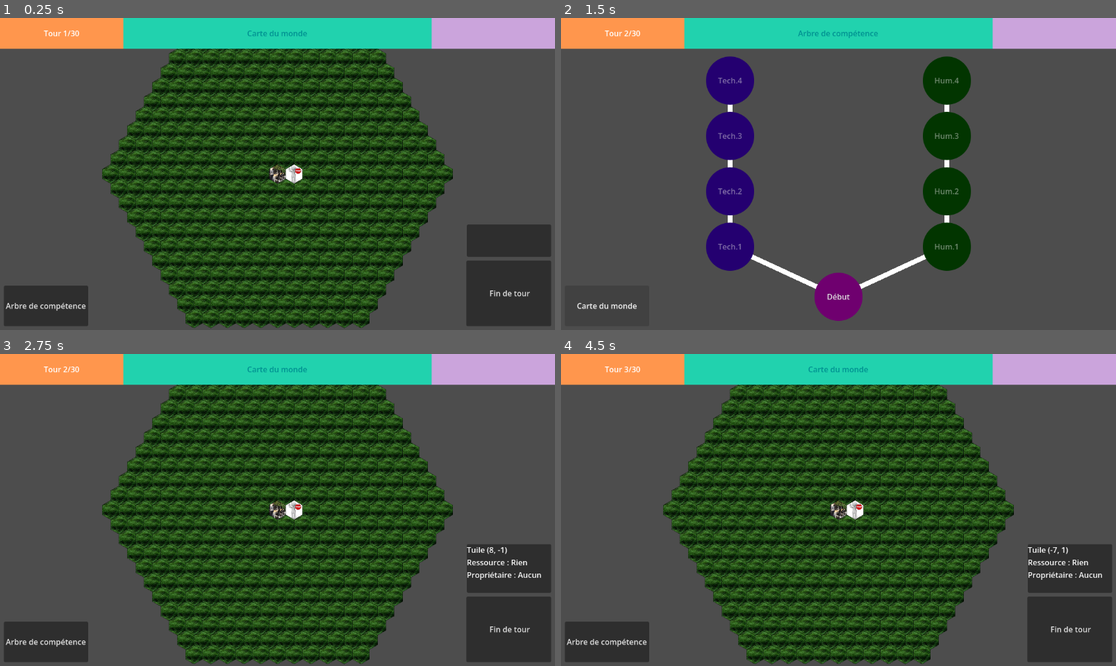
Above: before the commit, frames 1-4 (two rows, left to right).
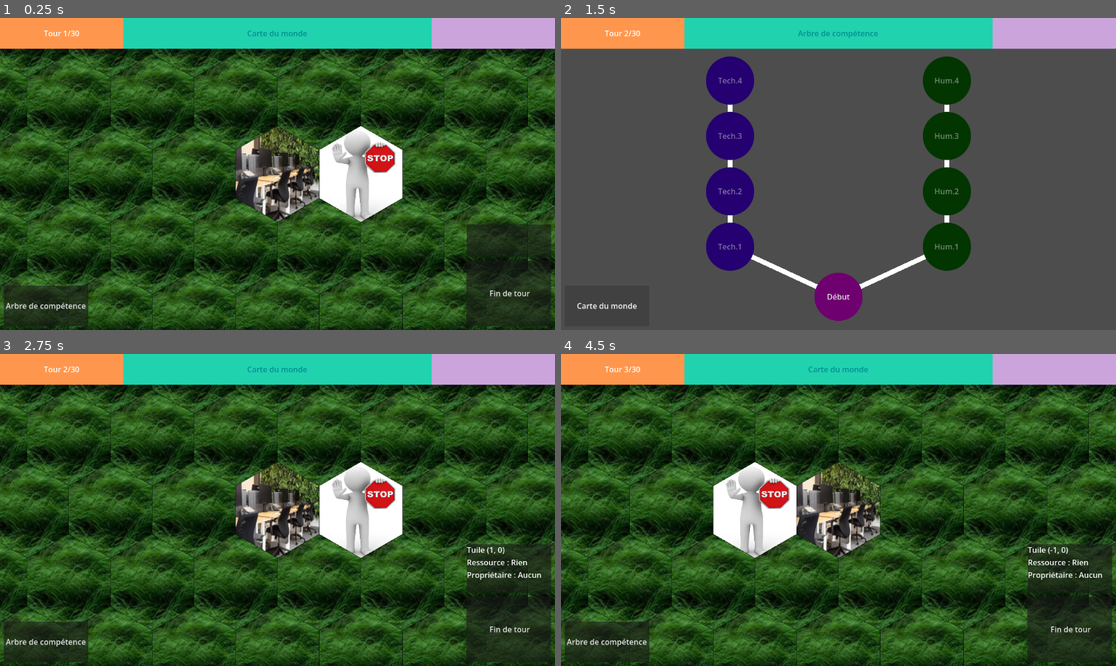
Above: after the commit, the same moments.

Repository: Shoshore/M2-Projet_Jeux_Serieux
Game: Godot game, scene res://Scenes/tile_map.tscn
Same seed, same stepped clock (60 frames per second), same inputs: the game is played once before the commit and once after it. The engine's default icon, where the game draws it, is replaced by a stand-in: a white triangle on a blue panel in a dark square.
Inputs (mouse positions are in pixels of both pictures, inside the frame that each line leads up to):
- Up to frame 1 (0.25 s): no input
- Up to frame 2 (1.5 s): click "Fin de tour" at 0.5 s; click "Arbre de compétence" at 1.25 s
- Up to frame 3 (2.75 s): tap Enter at 2 s; move the mouse to (399, 494) at 2.02 s; click (399, 494) at 2.17 s
- Up to frame 4 (4.5 s): click "Fin de tour" at 2.75 s; click "Arbre de compétence" at 3.5 s; tap Space at 4.25 s; move the mouse to (727, 525) at 4.27 s; click (727, 525) at 4.42 s

The runs differ from the first frame. In frame 1, 70% of the frame differs, in the area x 0-100%, y 9-100%; in frame 2, nothing differs; in frame 3, 70%; in frame 4, 70%.

Commit message:
Global var and hboxcontainer

Diff:
--- a/Scenes/Window_info.tscn
+++ b/Scenes/Window_info.tscn
@@ -1,6 +1,4 @@
 [gd_scene format=3 uid="uid://clvd24krlov8t"]
-
-[ext_resource type="Script" uid="uid://bedrl8aev7tho" path="res://scripts/test.gd" id="1_c5puc"]
 
 [sub_resource type="StyleBoxFlat" id="StyleBoxFlat_ynmd1"]
 bg_color = Color(0.12993988, 0.8227156, 0.6817287, 1)
@@ -34,7 +32,6 @@
 
 [node name="Area2D" type="Area2D" parent="." unique_id=1865170127]
 position = Vector2(256, 0)
-script = ExtResource("1_c5puc")
 
 [node name="CollisionShape2D" type="CollisionShape2D" parent="Area2D" unique_id=895842430]
 position = Vector2(320, 32)
--- a/Scenes/tile_map.tscn
+++ b/Scenes/tile_map.tscn
@@ -50,8 +50,8 @@
 
 [node name="HBoxContainer" type="HBoxContainer" parent="HUD/Control" unique_id=1387166470]
 layout_mode = 0
-offset_right = 40.0
-offset_bottom = 40.0
+offset_right = 1152.0
+offset_bottom = 64.0
 theme_override_constants/separation = 0
 
 [node name="Tour_info" parent="HUD/Control/HBoxContainer" unique_id=1257898175 instance=ExtResource("4_xftlc")]
--- a/project.godot
+++ b/project.godot
@@ -18,3 +18,7 @@
 run/main_scene="uid://biiaq830tnok3"
 config/features=PackedStringArray("4.7", "Forward Plus")
 config/icon="res://assets/icon.svg"
+
+[autoload]
+
+Global="*uid://bs133ypi5cfrj"
--- /dev/null
+++ b/scripts/Global.gd
@@ -0,0 +1,3 @@
+extends Node
+
+const HEX_SIZE := 100
--- a/scripts/board/map.gd
+++ b/scripts/board/map.gd
@@ -2,7 +2,7 @@
 
 class_name Map
 
-const HEX_SIZE : float = 20.0
+#const HEX_SIZE : float = 20.0
 
 var grid_size : int = 10
 var tiles_by_coord: Dictionary = {}
@@ -40,14 +40,14 @@
 
 # Conversion des coordonnées axiales vers la position à l'écran
 func coords_to_pixel(q : int, r : int) -> Vector2:
-	var x : float = HEX_SIZE * sqrt(3.0) * (q + r * 0.5)
-	var y : float = HEX_SIZE * 1.5 * r
+	var x : float = Global.HEX_SIZE * sqrt(3.0) * (q + r * 0.5)
+	var y : float = Global.HEX_SIZE * 1.5 * r
 
 	return Vector2(x, y)
 
 func pixel_to_coords(p: Vector2) -> Vector2i:
-	var q: float = (sqrt(3.0) / 3.0 * p.x - 1.0 / 3.0 * p.y) / HEX_SIZE
-	var r: float = (2.0 / 3.0 * p.y) / HEX_SIZE
+	var q: float = (sqrt(3.0) / 3.0 * p.x - 1.0 / 3.0 * p.y) / Global.HEX_SIZE
+	var r: float = (2.0 / 3.0 * p.y) / Global.HEX_SIZE
 	return axial_round(Vector2(q, r))
 
 
--- a/scripts/board/tile.gd
+++ b/scripts/board/tile.gd
@@ -2,7 +2,7 @@
 
 class_name Tile
 
-const HEX_SIZE : float = 20.0
+#const HEX_SIZE : float = 20.0
 
 var hex_ground := Polygon2D.new()
 var hex_company := Polygon2D.new()
@@ -16,7 +16,7 @@
 var building: Building = null
 
 func _ready() -> void:
-	var points := hex_vertices(HEX_SIZE)
+	var points := hex_vertices(Global.HEX_SIZE)
 
 	for layer: Polygon2D in [hex_ground, hex_company, hex_recruiter]:
 		layer.polygon = points
@@ -45,7 +45,7 @@
 	s.texture = tex
 	if tex == null:
 		return
-	var targeted_length := Map.HEX_SIZE * sqrt(3.0)
+	var targeted_length := Global.HEX_SIZE * sqrt(3.0)
 	s.scale = Vector2.ONE * (targeted_length / tex.get_width())
 
 func set_texture_hex(p: Polygon2D, tex: Texture2D) -> void:
@@ -54,8 +54,8 @@
 	p.texture = tex
 	if tex == null:
 		return
-	var width := HEX_SIZE * sqrt(3.0)
-	var height := HEX_SIZE * 2.0
+	var width := Global.HEX_SIZE * sqrt(3.0)
+	var height := Global.HEX_SIZE * 2.0
 	var texture_size := Vector2(tex.get_size())
 	var uvs := PackedVector2Array()
 	for v in p.polygon:
--- a/scripts/end_turn.gd
+++ /dev/null
@@ -1,6 +0,0 @@
-extends Node
-
-func _input_event(viewport: Viewport, event: InputEvent, shape_idx: int) -> void:
-		if event is InputEventMouseButton :
-			if event.button_index == MOUSE_BUTTON_LEFT and event.pressed :
-				emit_signal("FIN DE TOUR")
--- a/scripts/test.gd
+++ /dev/null
@@ -1,6 +0,0 @@
-extends Area2D
-
-func _input_event(viewport: Viewport, event: InputEvent, shape_idx: int) -> void:
-		if event is InputEventMouseButton :
-			if event.button_index == MOUSE_BUTTON_LEFT and event.pressed :
-				print("Le bouton marche")
Not shown, added: scripts/Global.gd.uid
Not shown, removed: scripts/end_turn.gd.uid
Not shown, removed: scripts/test.gd.uid
